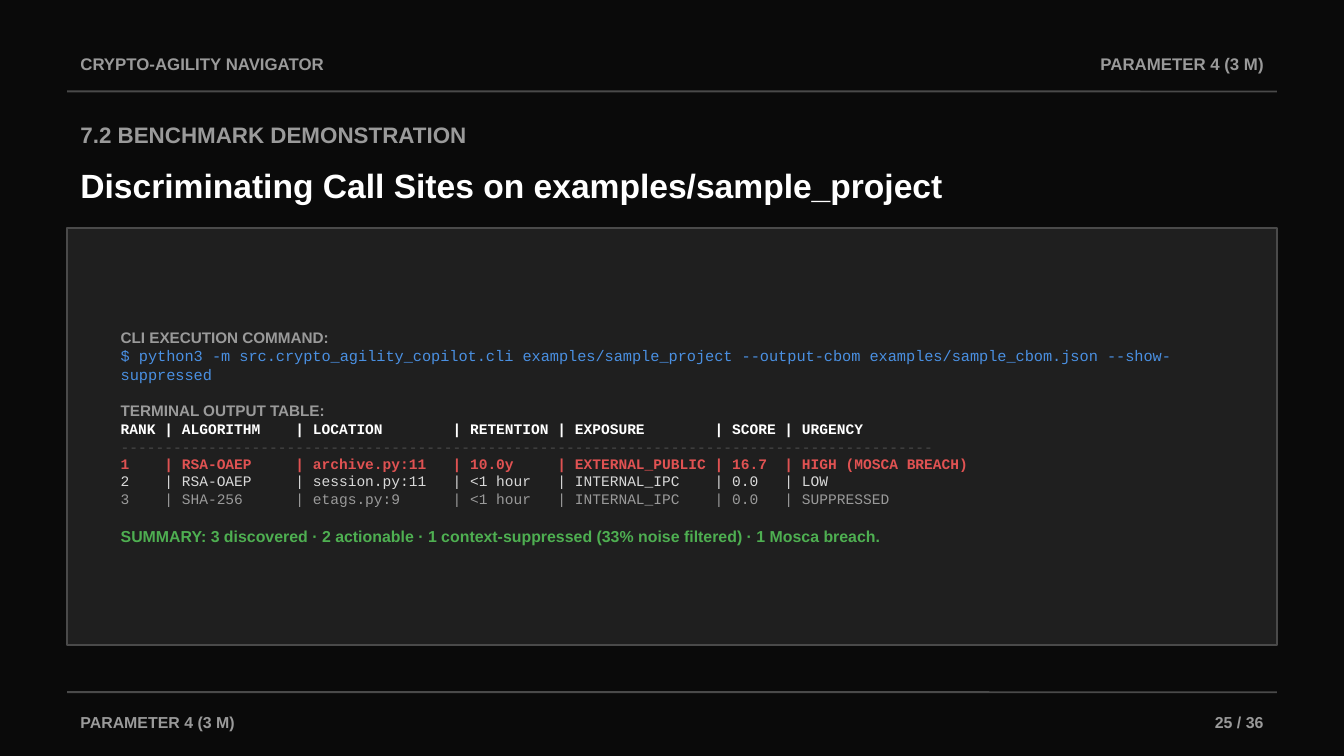
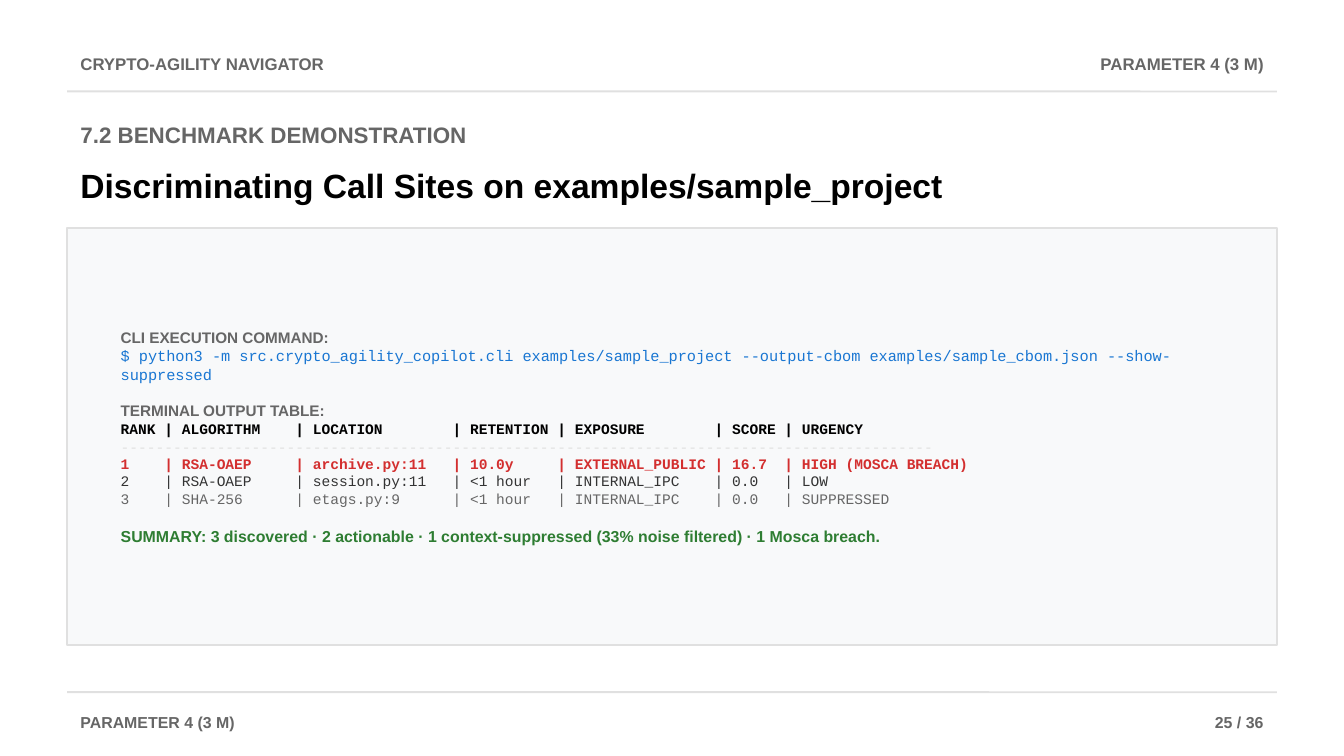
Before and after one commit to AviDhandhania/IDP-Project, a slide deck: slide 25 of Crypto-Agility_Navigator_Review2.pptx. Drawn at 1344x756 pixels with LibreOffice and Linux fonts; fonts in the diff are those of the drawing. Boxes give left, top, right and bottom in pixels: in the first picture for what was removed or moved away, otherwise in the second. Text is boxed around its words. In the diff, an @@ line names an element or a change of style, - is before the commit and + after.

Commit message:
Migrate PPTX to light theme

```diff
--- a/Crypto-Agility_Navigator_Review2.pptx
+++ b/Crypto-Agility_Navigator_Review2.pptx
@@ background #0A0A0A to #FFFFFF @@
@@ line (67, 91) - (1277, 91): stroke #4A4A4A 1 pt to #E0E0E0 1 pt @@
@@ text "Discriminating Call Sites on examples/sample_project" at <box>80,173,943,204</box>: text colour #FFFFFF to #000000 @@
@@ rectangle at <box>67,228,1277,645</box>: fill #1F1F1F to #F8F9FA; outline #4A4A4A 1 pt to #E0E0E0 1 pt @@
@@ text "CLI EXECUTION COMMAND: $ python3 ..." at <box>121,332,1171,546</box>: text colour #9A9A9A to #666666 in "CLI EXECUTION COMMAND: TERMINAL OUTPUT TABLE: 3 ..."; text colour #4A90E2 to #1976D2 in "$ python3 -m src.crypto_agility_copilot.cli examples/sample_ ..."; text colour #FFFFFF to #000000 in "RANK | ALGORITHM | LOCATION | RETENTION ..."; text colour #4A4A4A to #E0E0E0 in "------------------------------------------------------------ ..."; text colour #E05252 to #D32F2F in "1 | RSA-OAEP | archive.py:11 | 10.0y ..."; text colour #D9D9D9 to #333333 in "2 | RSA-OAEP | session.py:11 | <1 ..."; text colour #4EAF51 to #2E7D32 in "SUMMARY: 3 discovered · 2 actionable · ..." @@
@@ line (67, 692) - (1277, 692): stroke #4A4A4A 1 pt to #E0E0E0 1 pt @@
@@ text colour #9A9A9A to #666666 in 5 elements at <box>80,58,324,70</box>, <box>1100,58,1264,74</box>, <box>80,127,466,143</box>, <box>80,716,235,732</box>, <box>1215,717,1264,728</box> @@
```
Also in this commit, not shown: 35 other slides changed, 2 other files.
